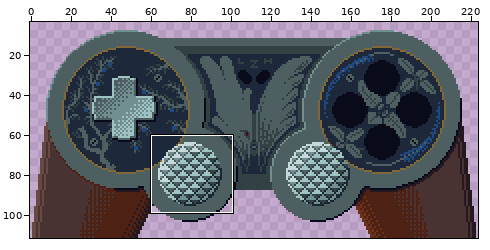
Two versions of one pixel-art file, assets/UI/Options/ControllerFront.ase. The picture above shows the old version from afar; the outline marks the close-up.
Close-up. Before:
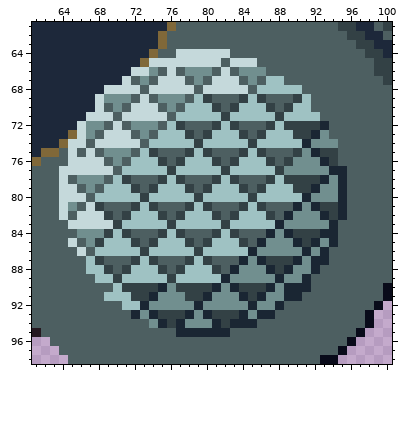
224x112 pixels, 1 frame. Shown: x 61..100, y 61..98. The wide view leaves out empty margins.
After:
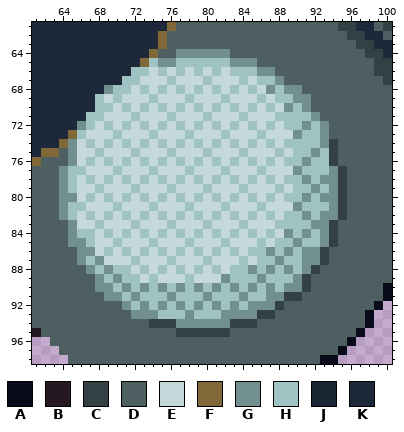
Palette (. is transparent): A #090b1a  B #251820  C #334145  D #4d5f61  E #c5d9db  F #806839  G #718f8f  H #9fc2c3  J #1a2633  K #1d283a
Changes in this commit:
Changed rows in their new state; - is an unchanged pixel.
Layer "sticks":
first column x 64:
64 -------------GGGGGG-------------
65 ----------HGGHHHHHHGGG----------
66 --------HHEH-HEHEH-HHH-G--------
67 -------HHEE-H-EEH---HEH-G-------
68 -----GHH-H-H-H-H-H-H-HEG-GG-----
69 ----HEHEE-HEEEHEEEHEEEHEHHGG----
70 ----HHEH-H-HEHE-EHEHE-EHEG-G----
71 ---HH-E-H---HEEE-EEE-EEEH---G---
72 --GHEH-HEHEHEHEHEHEHEHEHEHHGHG--
73 --HEE-H-EEHEEEHEEE-EEEHEEEGHH---
74 -G-H-H-H-HE-E-EHE-E-EHE-E--HH-C-
75 -GE-HEEEHEEEHEEEHEEEHEEEHEHHGH--
76 -G-H-HEHE-EHEHE-EHEHE-EHEHH-HH--
77 GHH---HEEE-EEE-EEEHEEE-EEE-HHHGC
78 GHEHEHEHEHEHEHEHEHEHEHEHEHHGHG-C
79 GHEEHEEEHEEE-EEEHEEEHEEE-EHHGH-C
80 GG-HE-E-EHE-E-EHE-E-EHE-E--GH--C
81 GHH-EEHEEEHEEEHEEEHEEEHEEEGHHHGC
82 GH-H-HEHE-EHEHE-EHEHE-EHEHH-HGGC
83 -G--H-EE-EEEHEEE-EEE-EEEHHHH--C-
84 -GHHEHEHEHEHEHEHEHEHEHEHEGHGHGC-
85 -GGHEE-EEEHEEEHEEE-EEEHEHHGHH-C-
86 --GGE-E-EHE-E-EHE-E-EHH-H-HG-C--
87 --G-GEEEHEEEHEEEHEEEHEHHGHH-GC--
88 ---G-GHHE-EHEHE-EHEHH-HGHGH-C---
89 ----G-G--E-EEE-EEEGHHH-HHH-C----
90 ----GG-GHGHGHGHGHGHGHGHGHGGC----
91 -----GG-GHHH-HHHGHHHGHH--CC-----
92 -------G-GH-H-HGH-H-HG--C-------
93 --------G-GHHHGHHHGGG-CC--------
94 ----------CC-G---GGCCC----------
95 -------------CCCCCC-------------
